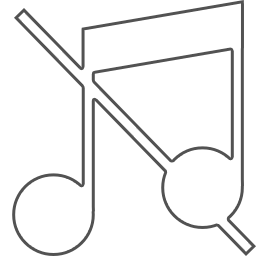
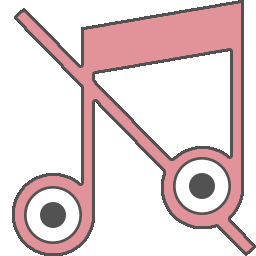
Revision of a layered 256×256 image; what changed, layer by layer:
added layer "Эллипс 2" (1st of 2) above "Эллипс 1" over [189, 173, 215, 199]
added layer "Эллипс 1" (1st of 2) above "Эллипс 2" over [173, 157, 231, 215]
added layer "Эллипс 2" (2nd of 2) above "Эллипс 1" over [40, 202, 66, 228]
added layer "Эллипс 1" (2nd of 2) above "Слой 1" over [24, 186, 82, 244]
painted on "Слой 1" over [12, 0, 256, 256]
